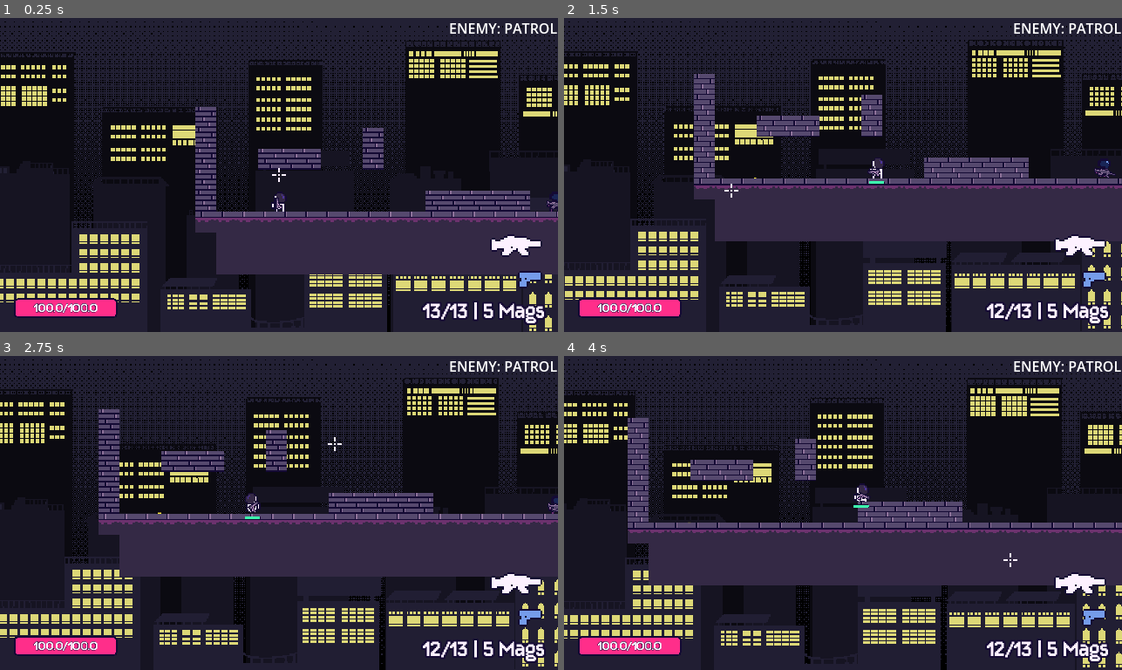
Above: before the commit, frames 1-4 (two rows, left to right).
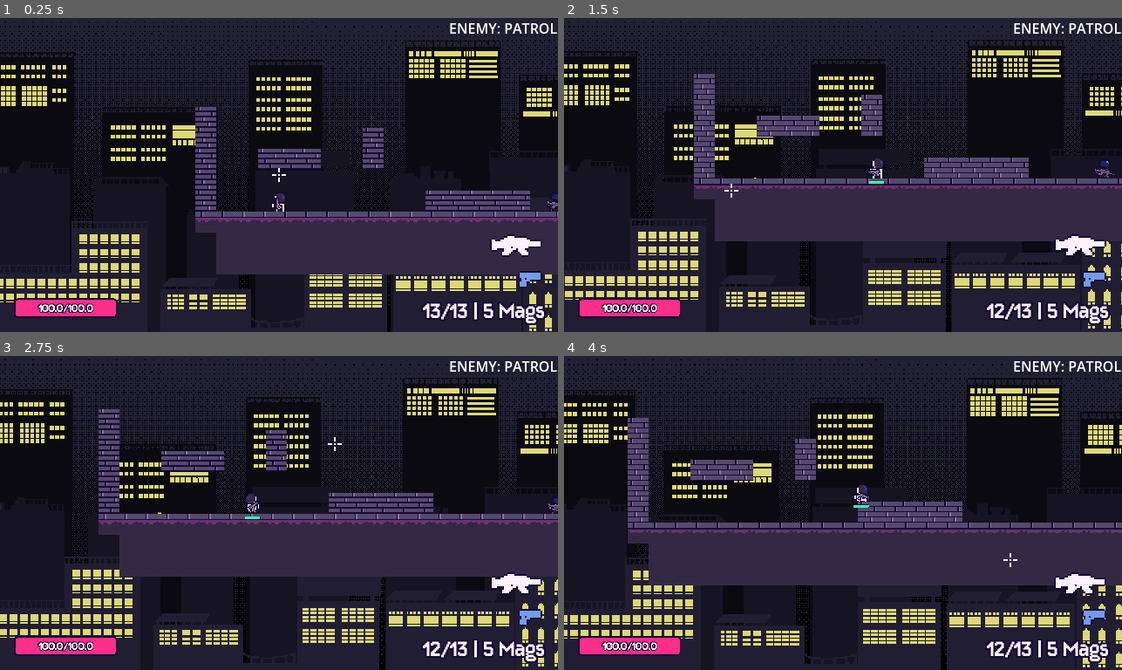
Above: after the commit, the same moments.

Repository: kyteidev/rogueshot
Game: Godot game, scene res://scenes/game_debug.tscn
The game is run twice, just before and just after one commit, with the same random seed, the same clock (stepped at 60 frames per second) and the same inputs.
Inputs (mouse positions are in pixels of both pictures, inside the frame that each line leads up to):
- Up to frame 1 (0.25 s): no input
- Up to frame 2 (1.5 s): move the mouse to (965, 159) at 0.52 s; press the mouse at (965, 159) at 0.53 s; hold D (player_right) from 0.53 s (still down); tap W (player_jump) at 0.77 s; move the mouse to (731, 190) at 1.27 s; release the mouse at (731, 190) at 1.28 s; tap Shift (player_sprint) at 1.35 s
- Up to frame 3 (2.75 s): tap W (player_jump) at 1.52 s; move the mouse to (334, 443) at 2.02 s; release D (player_right) at 2.03 s; hold A (player_left) from 2.03 s (still down); tap 1 (weapon_1) at 2.1 s
- Up to frame 4 (4 s): move the mouse to (815, 575) at 2.77 s; release A (player_left) at 2.78 s; hold D (player_right) from 2.78 s (still down); tap 2 (weapon_2) at 2.85 s; tap W (player_jump) at 3.02, 3.77 s; move the mouse to (1010, 560) at 3.52 s; tap Q (weapon_cycle) at 3.6 s

The runs differ from the first frame. In frame 1, 0.3% of the frame differs, in the area x 5-18%, y 90-95%; in frame 2, 0.3%; in frame 3, 0.3%; in frame 4, 0.3%.

Commit message:
tweak health bar label

Diff:
--- a/scenes/hud.tscn
+++ b/scenes/hud.tscn
@@ -12,9 +12,9 @@
 
 [sub_resource type="LabelSettings" id="LabelSettings_nxcxh"]
 font = ExtResource("5_047uy")
-font_size = 28
+font_size = 24
 font_color = Color(0.99215686, 0.94509804, 1, 1)
-outline_size = 2
+outline_size = 8
 outline_color = Color(0.08235294, 0.039215688, 0.20392157, 1)
 
 [node name="HUD" type="CanvasLayer" unique_id=465990537]
